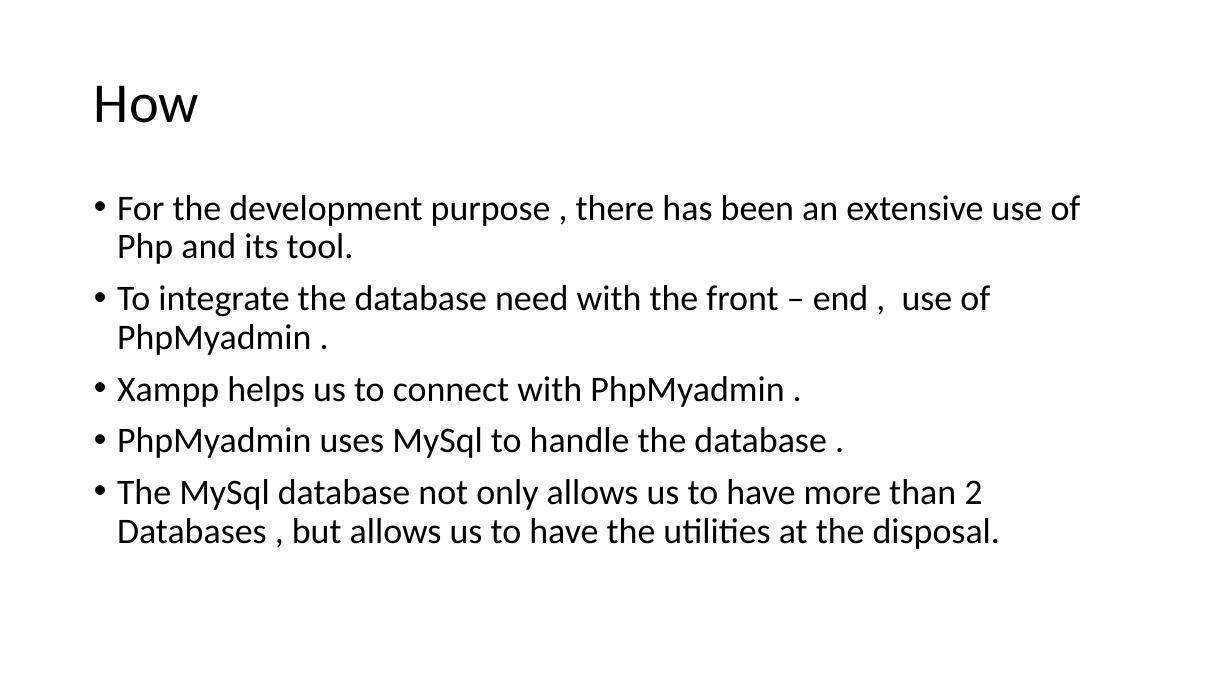
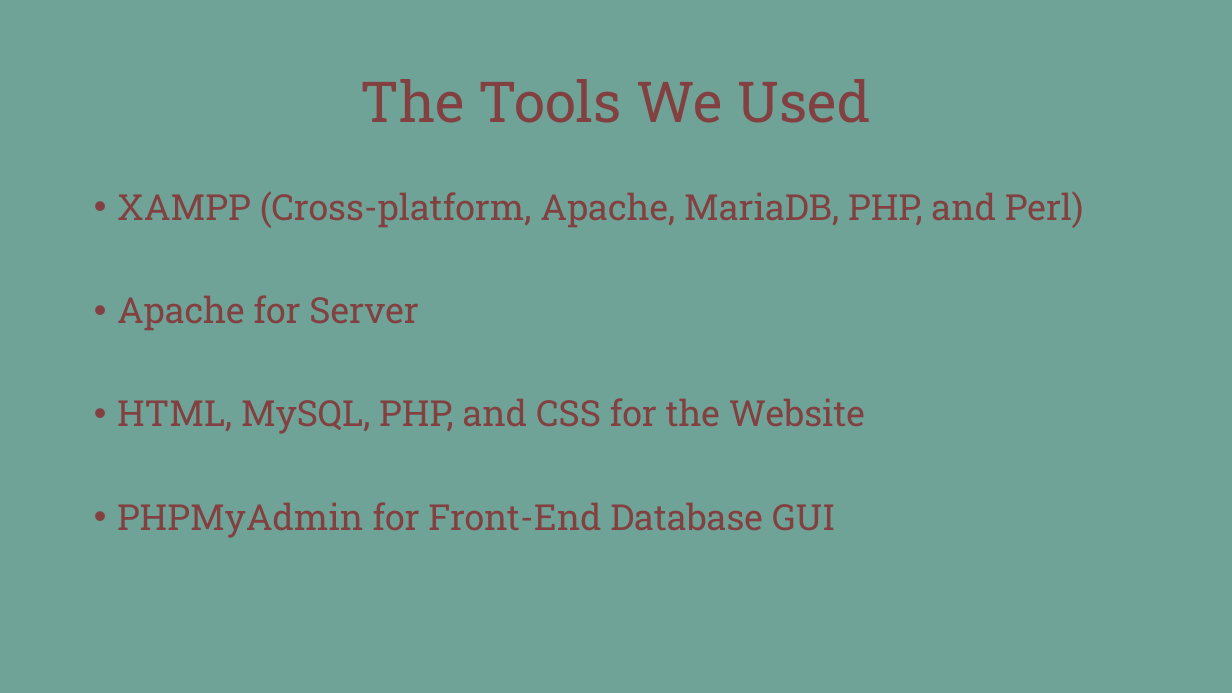
Before and after one commit to Su-Tangnu/NotifyMe, a slide deck: slide 10 of NotifyMe.pptx (slide 11 before the commit). Drawn at 1232x693 pixels with LibreOffice and Linux fonts; fonts in the diff are those of the drawing. Boxes give left, top, right and bottom in pixels: in the first picture for what was removed or moved away, otherwise in the second. Text is boxed around its words. In the diff, an @@ line names an element or a change of style, - is before the commit and + after.

```diff
--- a/NotifyMe.pptx
+++ b/NotifyMe.pptx
@@ background #FFFFFF to #6FA397 @@
@@ title at [360,79,871,123]: text changed; font Calibri to Roboto Slab; text colour #000000 to #824040 @@
-How
+The Tools We Used
@@ text at [117,192,1084,538]: text changed; font Calibri to Roboto Slab; text colour #000000 to #824040 @@
-• For the development purpose , there has been an extensive use of Php and its tool.
-• To integrate the database need with the front – end , use of PhpMyadmin .
-• Xampp helps us to connect with PhpMyadmin .
-• PhpMyadmin uses MySql to handle the database .
-• The MySql database not only allows us to have more than 2 Databases , but allows us to have the utilities at the disposal.
+• XAMPP (Cross-platform, Apache, MariaDB, PHP, and Perl)
+• Apache for Server
+• HTML, MySQL, PHP, and CSS for the Website
+• PHPMyAdmin for Front-End Database GUI
```
Also in this commit, not shown: 11 other slides changed, 2 slides added, 1 slide removed.
